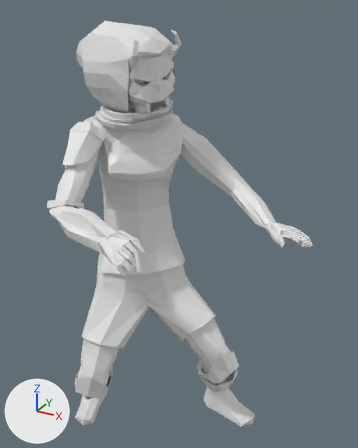
Before and after pictures for a commit that changed the OBJ model OpenGL_Framework/OpenGL_Framework/Assets/Models/NinjaAnimations/IdlePoses/Idle4.obj.
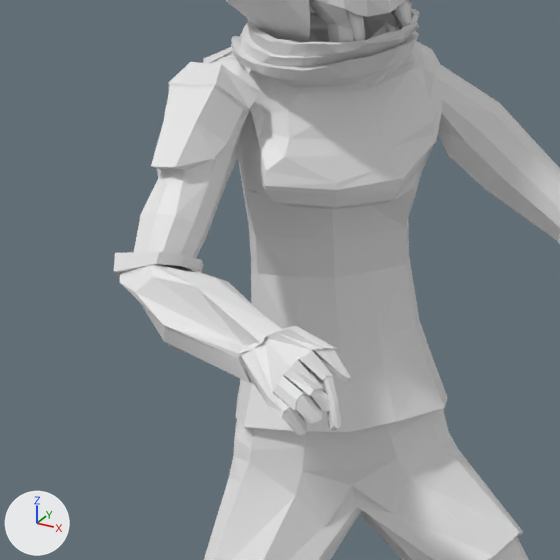
The first picture shows the older version from a 50 mm lens placed at (2.63, -3.92, 4.36), pointed at (0.58, -0.18, 2.5). The close-ups show both versions on the part from 0% to 65% of the width and 21% to 73% of the height of that picture. Every picture has the same lights, and +X, +Y and +Z are marked at lower left. Where no turn or scale is listed for an object, it has been applied to the vertices.

The older version as bpy lines, for what is in view:
```python
me_idle4 = bpy.data.meshes.new('Idle4')
me_idle4.from_pydata(...)  # 2032 vertices, 4124 faces; spans x -0.69..1.81, y -1.21..0.46, z 0.02..4.25
ob_idle4 = bpy.data.objects.new('Idle4', me_idle4)
ob_idle4.location = (0.0, 0.0, 0.0)
```
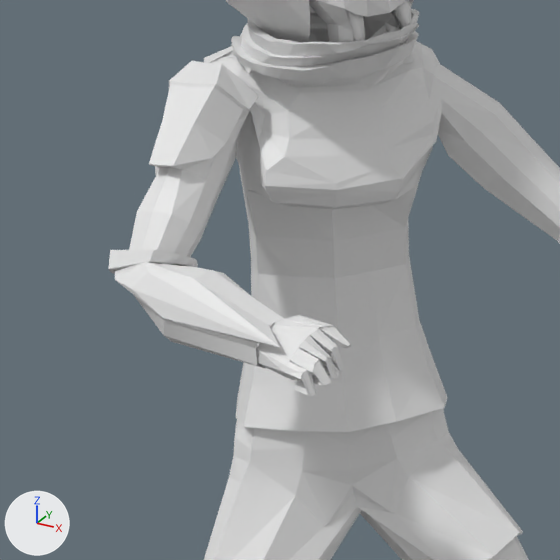
Pixel boxes [x1, y1, x2, y2] of what changed, in the close-ups (560 x 560 px; the box of a moved part takes in the faces that stretch with it):
'Idle4', reshaped: before [114, 0, 560, 560]; after [109, 0, 560, 560]
part 1 of me_idle4, moved or reshaped: before [114, 85, 353, 435]; after [109, 82, 352, 396]
part 2 of me_idle4, shading changed: [169, 0, 560, 560] in both

What changed in the scene script:
```text
Change me_idle4:
    used by ob_idle4; location = (0.0, 0.0, 0.0)
    remove me_idle4.from_pydata(...)  # 2032 vertices, 4124 faces; spans x -0.69..1.81, y -1.21..0.46, z 0.02..4.25
    add me_idle4.from_pydata(...)  # 2032 vertices, 4124 faces; spans x -0.69..1.81, y -1.12..0.46, z 0.02..4.25
    me_idle4 part 1: 299 of 2032 vertices moved; they spanned x -0.4..0.75, y -1.21..-0.48, z 2.45..3.25 and now span x -0.4..0.68, y -1.12..-0.48, z 2.54..3.25; mean shift (-0.02, 0.06, 0.05); largest move (0.74, -1.12, 2.46) -> (0.6, -0.94, 2.58)
    me_idle4 part 2: edges marked sharp go from 5245 to 5243
```
